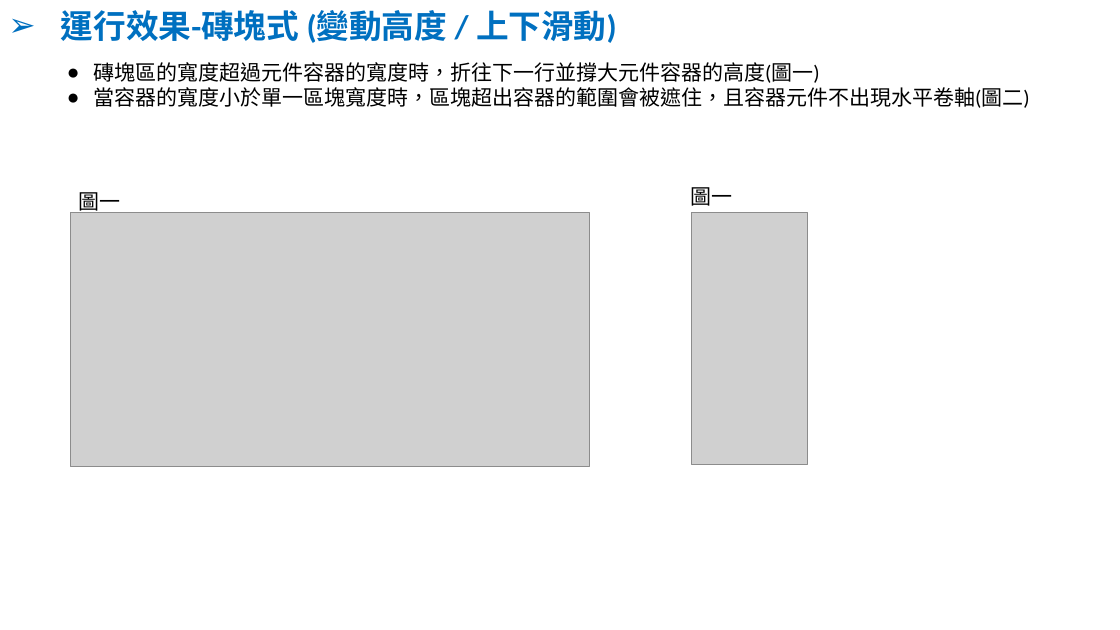
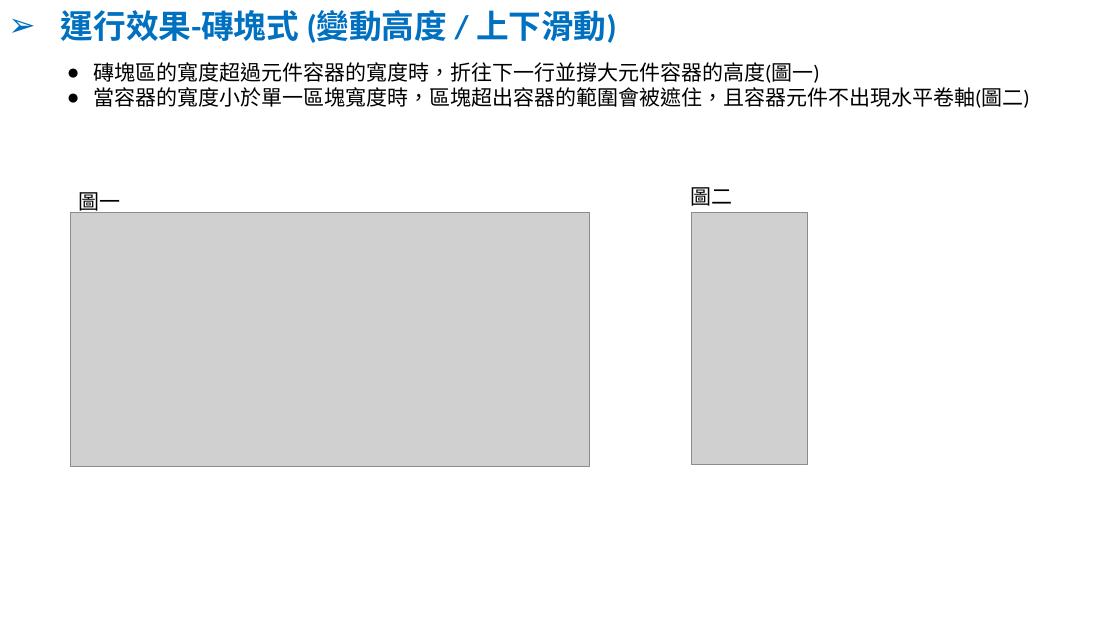
Before and after one commit to ArcareRD/eco, a slide deck: slide 6 of RELEASE/Doc/更新功能說明(8.10.1.0).pptx. Drawn at 1120x630 pixels with LibreOffice and Linux fonts; fonts in the diff are those of the drawing; grey boxes stand for pictures; background and template pictures are left out. Boxes give left, top, right and bottom in pixels: in the first picture for what was removed or moved away, otherwise in the second. Text is boxed around its words. In the diff, an @@ line names an element or a change of style, - is before the commit and + after.

```diff
--- a/RELEASE/Doc/更新功能說明(8.10.1.0).pptx
+++ b/RELEASE/Doc/更新功能說明(8.10.1.0).pptx
@@ text at bbox=[691, 187, 733, 206]: text changed @@
-圖一
+圖二
```
Also in this commit, not shown: 4 other slides changed, 4 other files.
